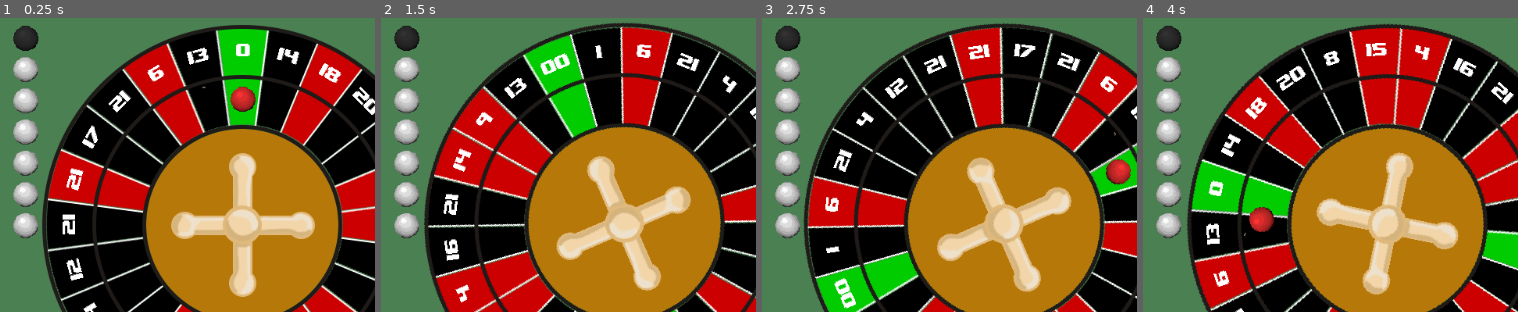
Above: before the commit, frames 1-4 (left to right).
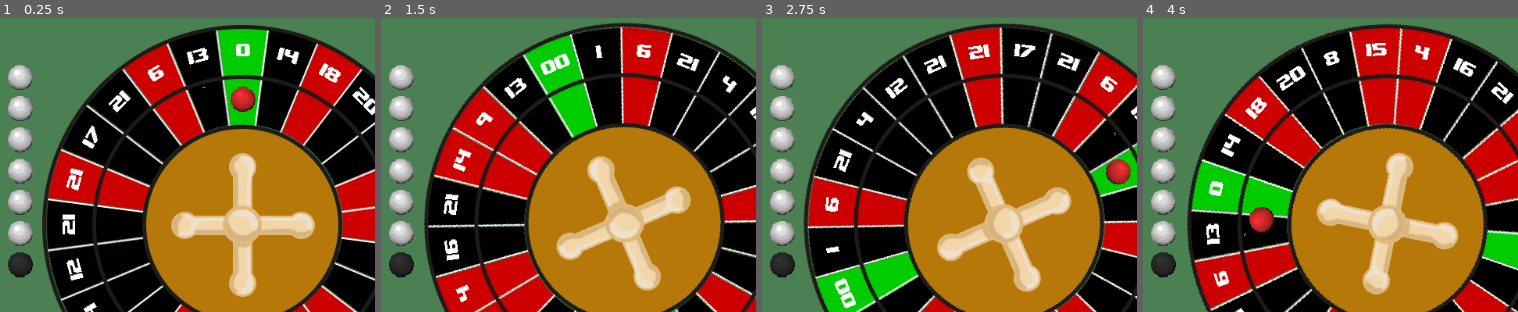
Above: after the commit, the same moments.

Repository: RossRKK/gmtk-game-jam-2025
Game: Godot game, scene res://scenes/roulette_scene.tscn
Same seed, same stepped clock (60 frames per second), same inputs: the game is played once before the commit and once after it.
Inputs (mouse positions are % of the whole screen's width and height, from its top left):
- Up to frame 1 (0.25 s): no input
- Up to frame 2 (1.5 s): click "Spin!" at 0.5 s; click "Spin!" at 1.25 s
- Up to frame 3 (2.75 s): click "Spin!" at 2 s
- Up to frame 4 (4 s): move the mouse to (72, 36) at 2.77 s; click (72, 36) at 2.92 s; move the mouse to (72, 36) at 3.52 s; click (72, 36) at 3.67 s
The pictures show only the part of the screen within x 40-90%, y 1-51%; the shares and areas given below are measured in that part.

The runs differ from the first frame. In frame 1, 4.4% of the frame differs, in the area x 2-11%, y 2-89%; in frame 2, 4.4%; in frame 3, 4.4%; in frame 4, 4.4%.

Commit message:
Changed the next ball to be the bottom

Diff:
--- a/scenes/roulette_scene.tscn
+++ b/scenes/roulette_scene.tscn
@@ -14,15 +14,15 @@
 script = ExtResource("1_nh752")
 
 [node name="ColorRect" type="ColorRect" parent="."]
-offset_left = -59.0
-offset_top = -56.0
-offset_right = 1144.0
-offset_bottom = 816.0
+offset_left = -47.0
+offset_top = -57.0
+offset_right = 1156.0
+offset_bottom = 815.0
 mouse_filter = 1
 color = Color(0.295, 0.5, 0.322333, 1)
 
 [node name="BallQueue" type="Node2D" parent="."]
-position = Vector2(444, 49)
+position = Vector2(437, 339)
 script = ExtResource("2_fubdj")
 ball_distance = 40.0
 metadata/_custom_type_script = "uid://t3cibs3d1ubp"
@@ -59,10 +59,10 @@
 horizontal_alignment = 1
 
 [node name="Resulttext" type="RichTextLabel" parent="."]
-offset_left = 7.0
-offset_top = 488.0
-offset_right = 562.0
-offset_bottom = 544.0
+offset_left = -50.0
+offset_top = 466.0
+offset_right = 505.0
+offset_bottom = 522.0
 theme = ExtResource("5_4tu1h")
 horizontal_alignment = 1
 script = ExtResource("5_r8avv")
--- a/scripts/ball_queue.gd
+++ b/scripts/ball_queue.gd
@@ -8,7 +8,7 @@
 		var ball = get_child(i) as RouletteBall
 		if ball:
 			ball.position.x = 0.
-			ball.position.y = i * ball_distance
+			ball.position.y = -i * ball_distance
 
 func enqueue(ball: RouletteBall) -> void:
 	add_child(ball)
